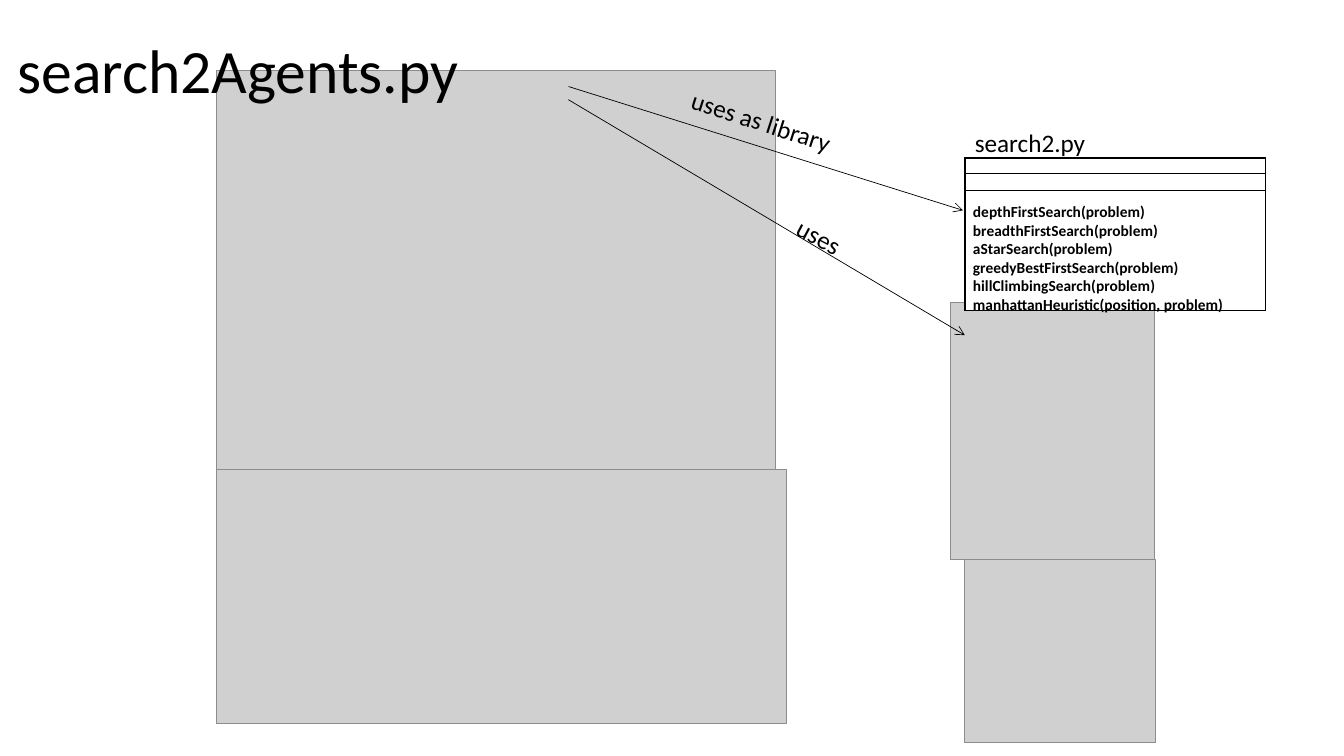
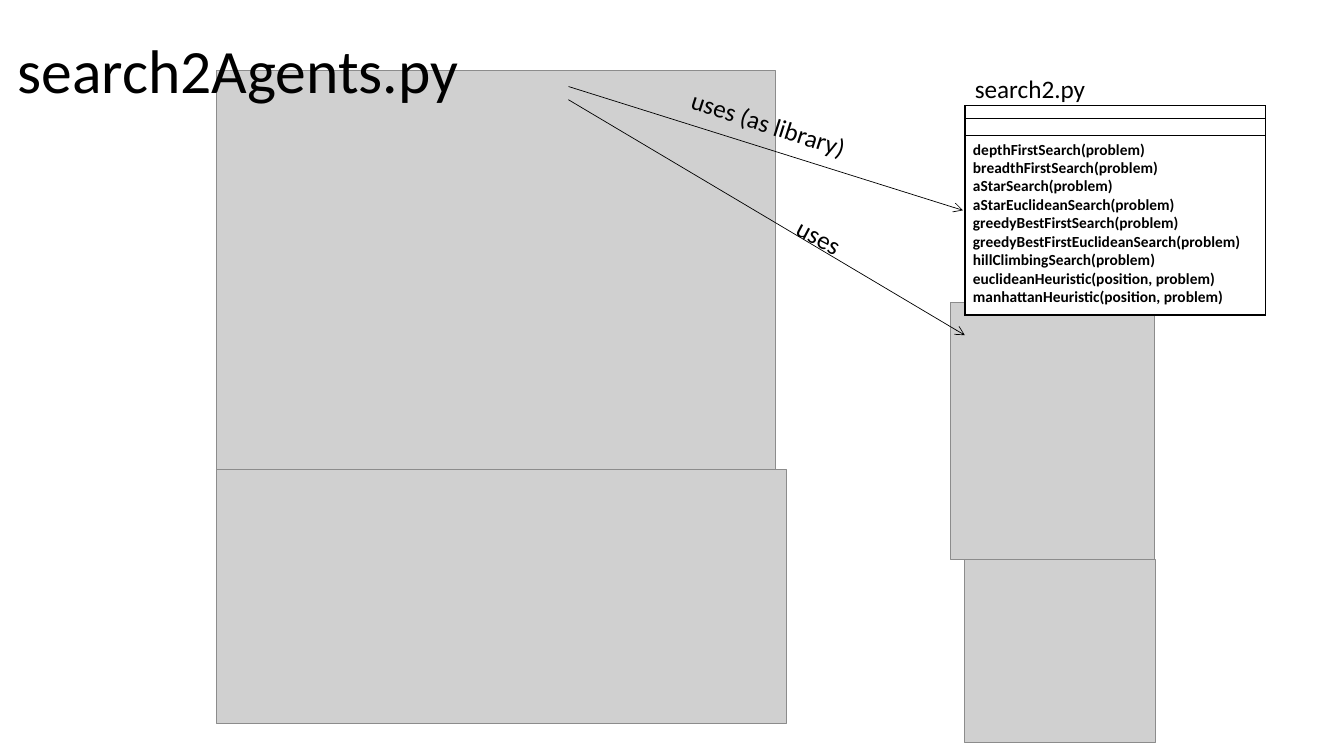
Before and after one commit to edbkei/MO416AI, a slide deck: slide 9 of Project1/modelling/modellingClasses.pptx. Drawn at 1344x756 pixels with LibreOffice and Linux fonts; fonts in the diff are those of the drawing; grey boxes stand for pictures. Boxes give left, top, right and bottom in pixels: in the first picture for what was removed or moved away, otherwise in the second. Text is boxed around its words. In the diff, an @@ line names an element or a change of style, - is before the commit and + after.

```diff
--- a/Project1/modelling/modellingClasses.pptx
+++ b/Project1/modelling/modellingClasses.pptx
@@ text at bbox=[690, 97, 733, 126]: text changed @@
-uses as library
+uses (as library)
@@ rectangle: place and size @@
-rectangle at bbox=[965, 158, 1265, 311]
+rectangle at bbox=[965, 105, 1265, 315]
@@ text "depthFirstSearch(problem)": place and size @@
-text "depthFirstSearch(problem)" at bbox=[973, 205, 1223, 315]
+text "depthFirstSearch(problem)" at bbox=[973, 143, 1240, 305]
@@ 2 lines, 1 text: place and size @@
-2 lines, 1 text at bbox=[965, 134, 1265, 190]
+2 lines, 1 text at bbox=[965, 80, 1265, 135]
@@ text at bbox=[973, 198, 1175, 213]: paragraph added @@
+aStarEuclideanSearch(problem)
@@ text at bbox=[973, 235, 1240, 250]: paragraph added @@
+greedyBestFirstEuclideanSearch(problem)
@@ text at bbox=[973, 272, 1215, 287]: paragraph added @@
+euclideanHeuristic(position, problem)
```
Also in this commit, not shown: 2 other files.
